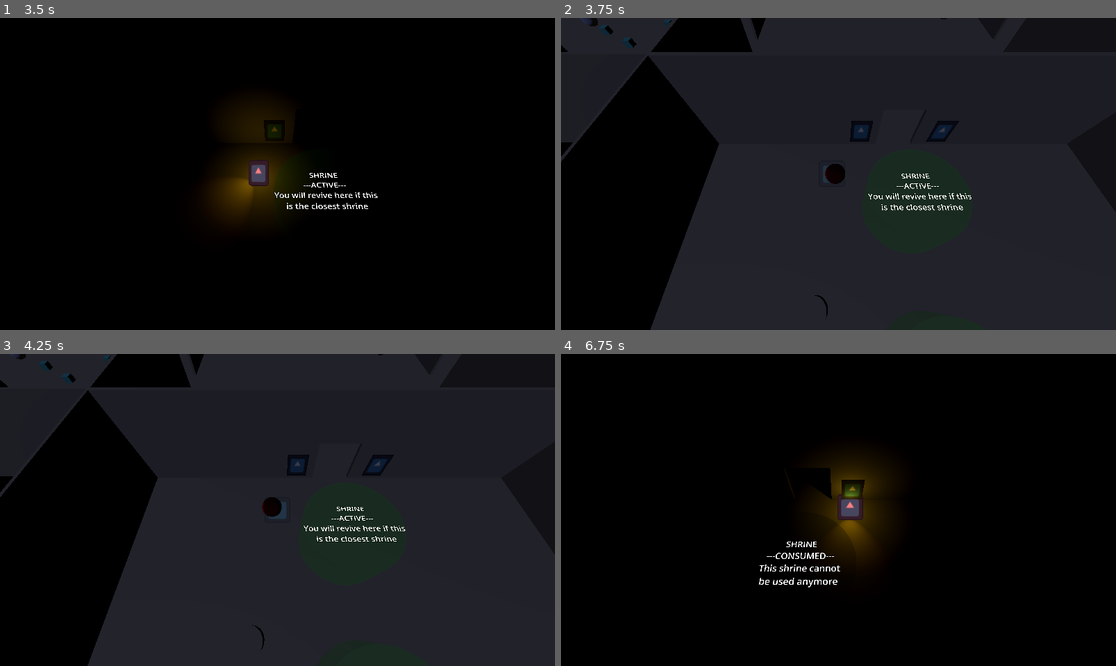
Above: before the commit, frames 1-4 (two rows, left to right).
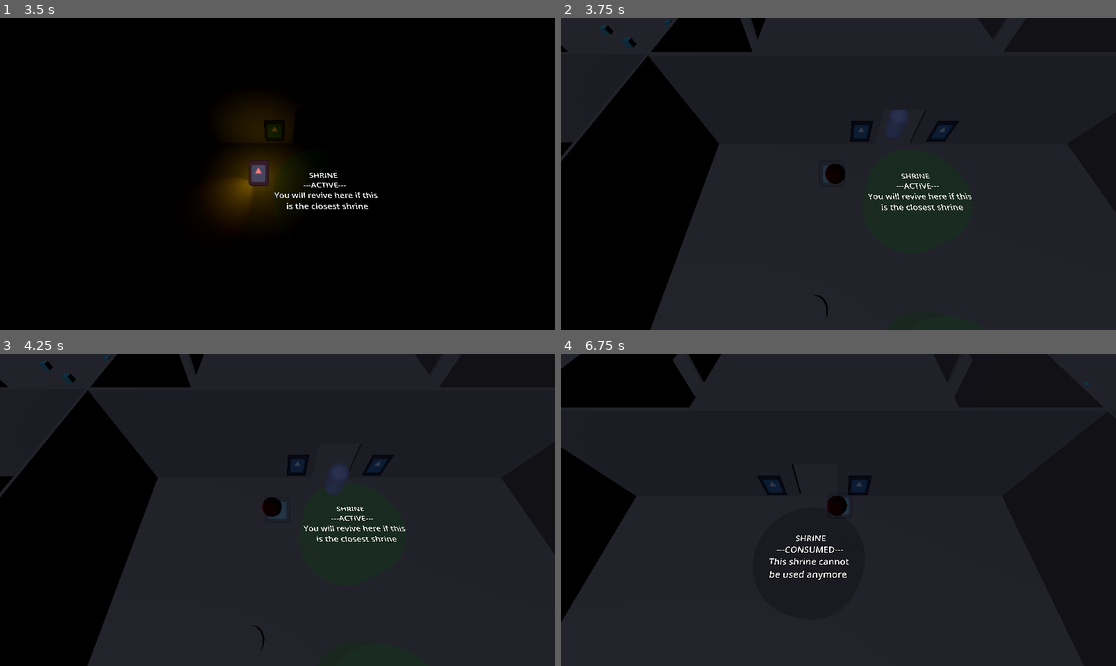
Above: after the commit, the same moments.

Repository: Rusty-Rat-Studios/dead-living-and-dying
Game: Godot game, scene res://game.tscn
The game is run twice, just before and just after one commit, with the same random seed, the same clock (stepped at 60 frames per second) and the same inputs. The engine's default icon, where the game draws it, is replaced by a stand-in: a white triangle on a blue panel in a dark square.
Inputs (mouse positions are in pixels of both pictures, inside the frame that each line leads up to):
- Up to frame 1 (3.5 s): click "START" at 0.5 s; tap Enter at 1.25 s; move the mouse to (249, 236) at 1.27 s; hold Up (ui_up) 1.28-2.78 s; tap E (interact) at 1.35, 2.85 s; tap Keypad Enter (ui_accept) at 1.52, 2.27 s; move the mouse to (444, 220) at 2.02 s; tap Tab at 2.1 s; move the mouse to (111, 127) at 2.77 s; hold Left (ui_left) from 2.78 s (still down)
- Up to frame 2 (3.75 s): keep holding Left (ui_left); move the mouse to (866, 174) at 3.52 s; tap Tab at 3.6 s
- Up to frame 3 (4.25 s): keep holding Left (ui_left); tap Keypad Enter (ui_accept) at 3.77 s
- Up to frame 4 (6.75 s): move the mouse to (755, 432) at 4.27 s; release Left (ui_left) at 4.28 s; hold Down (ui_down) 4.28-5.03 s; tap E (interact) at 4.35, 5.85 s; tap Keypad Enter (ui_accept) at 4.52, 5.27 s; move the mouse to (960, 494) at 5.02 s; hold Right (ui_right) 5.03-5.78 s; tap Tab at 5.1, 6.6 s; move the mouse to (727, 525) at 5.77 s; hold Up (ui_up) 5.78-6.53 s; move the mouse to (894, 441) at 6.52 s; hold Right (ui_right) from 6.53 s (still down)

Frame 1 is identical in both runs. In frame 2, 0.1% of the frame differs, in the area x 3-70%, y 0-39%; in frame 3, 0.2%; in frame 4, 78%, in the area x 0-100%, y 0-100%.
Error after the commit: Invalid call. Nonexistent function 'get_rng' in base 'Node (rng.gd)'. (res://ghost/state_waiting.gd:64)

Commit message:
Remove RNG.get_rng & make rng variable public

Diff:
--- a/autoloads/rng.gd
+++ b/autoloads/rng.gd
@@ -1,19 +1,14 @@
 extends Node
 
-@onready var _rng: RandomNumberGenerator = RandomNumberGenerator.new()
-
-
-# Returns the basic rng object so that basic random functions can be called
-func get_rng() -> RandomNumberGenerator:
-	return _rng
+@onready var rng: RandomNumberGenerator = RandomNumberGenerator.new()
 
 
 func set_seed(seed: int) -> void:
-	_rng.seed = seed
+	rng.seed = seed
 
 
 func get_seed() -> int:
-	return _rng.seed
+	return rng.seed
 
 
 # Given a list of items, pick one at random (equally weighted)
@@ -30,7 +25,7 @@
 func weighted_random(choices: Dictionary) -> Variant:
 	var weights: PackedFloat32Array = PackedFloat32Array(choices.values())
 	var items: Array = choices.keys()
-	var weighted_index: int = _rng.rand_weighted(weights)
+	var weighted_index: int = rng.rand_weighted(weights)
 	return items[weighted_index]
 
 
@@ -39,6 +34,6 @@
 	return random_from_list(list).call()
 
 
-# call the output of weighted_random()
+# call the output of weighted_random() (Dict keys should be Callable)
 func call_weighted_random(choices: Dictionary) -> Variant:
 	return weighted_random(choices).call()
